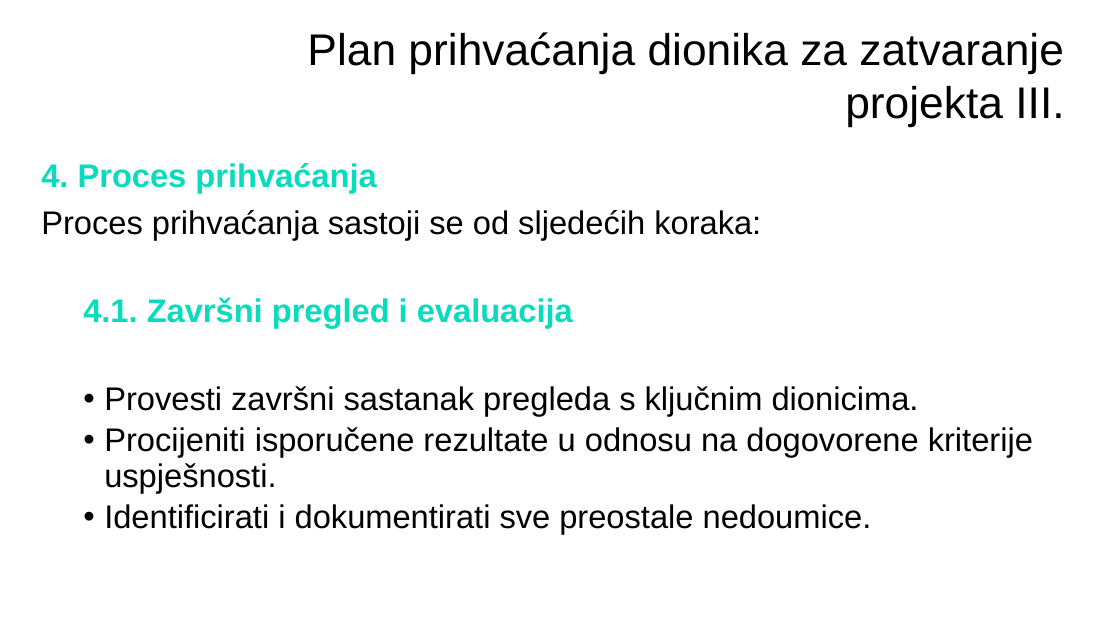
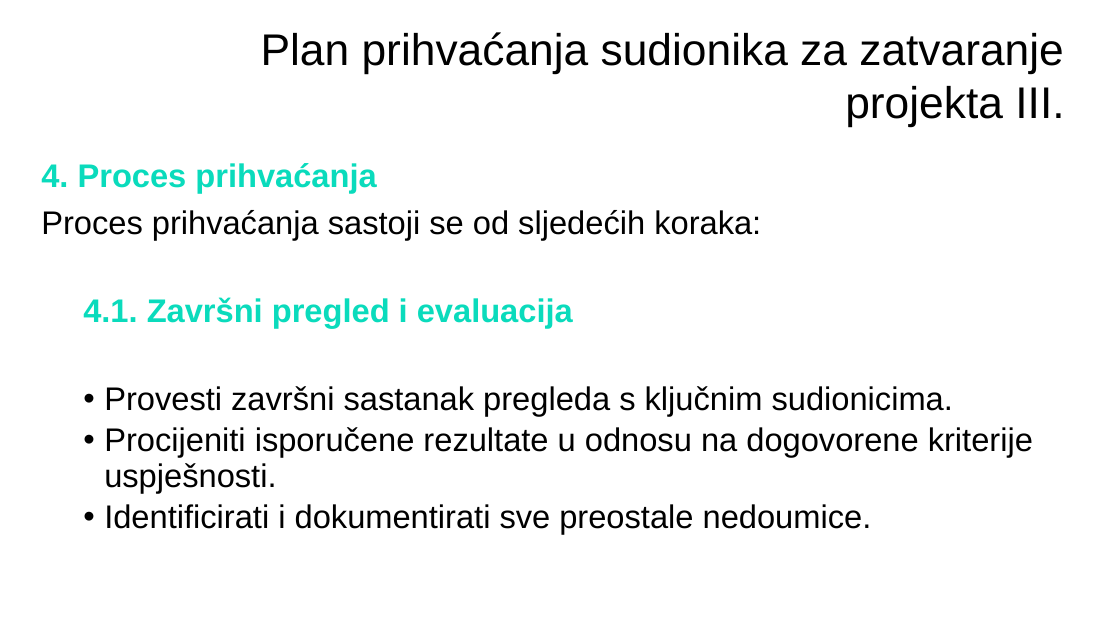
Before and after one commit to dinoDuvnjak/shift4it, a slide deck: slide 8 of 2-project-managment/M5_ENDING THE PROJECT_4 hours_HR.pptx. Drawn at 1120x630 pixels with LibreOffice and Linux fonts; fonts in the diff are those of the drawing; background and template pictures are left out. Boxes give left, top, right and bottom in pixels: in the first picture for what was removed or moved away, otherwise in the second. Text is boxed around its words. In the diff, an @@ line names an element or a change of style, - is before the commit and + after.

```diff
--- a/2-project-managment/M5_ENDING THE PROJECT_4 hours_HR.pptx
+++ b/2-project-managment/M5_ENDING THE PROJECT_4 hours_HR.pptx
@@ text at box(261, 32, 1064, 127): text changed @@
-Plan prihvaćanja dionika za zatvaranje projekta III.
+Plan prihvaćanja sudionika za zatvaranje projekta III.
@@ text at box(104, 386, 953, 416): text changed @@
-  • Provesti završni sastanak pregleda s ključnim dionicima.
+  • Provesti završni sastanak pregleda s ključnim sudionicima.
```
Also in this commit, not shown: 8 other slides changed, 1 other file.
